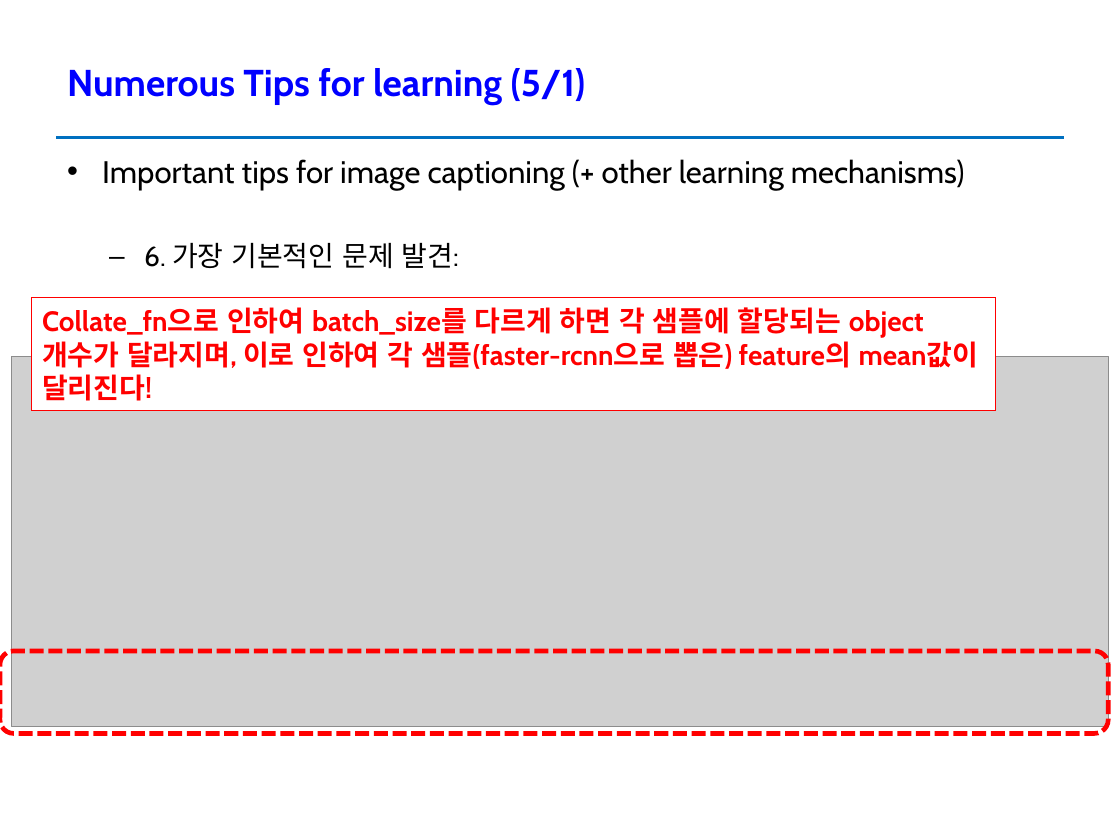
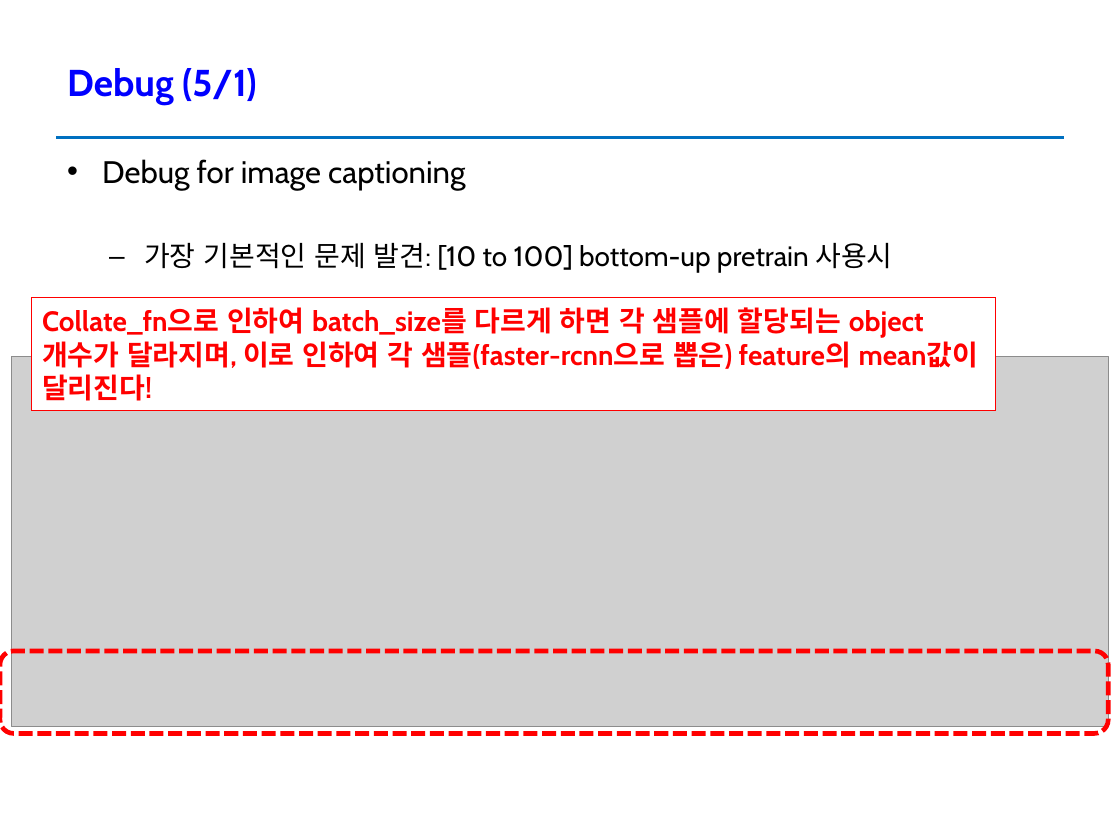
Before and after one commit to 1andgive/gozii, a slide deck: slide 21 of Logs_N_Lab Meeting_04_25_2019.pptx. Drawn at 1120x840 pixels with LibreOffice and Linux fonts; fonts in the diff are those of the drawing; grey boxes stand for pictures; background and template pictures are left out. Boxes give left, top, right and bottom in pixels: in the first picture for what was removed or moved away, otherwise in the second. Text is boxed around its words. In the diff, an @@ line names an element or a change of style, - is before the commit and + after.

Commit message:
num_objs debugged for XAI related scripts

```diff
--- a/Logs_N_Lab Meeting_04_25_2019.pptx
+++ b/Logs_N_Lab Meeting_04_25_2019.pptx
@@ title at bbox=[67, 68, 257, 104]: text changed @@
-Numerous Tips for learning (5/1)
+Debug (5/1)
@@ text at bbox=[102, 159, 892, 273]: text changed; size 20 to 18 pt @@
-• Important tips for image captioning (+ other learning mechanisms)
-  ‒ 6. 가장 기본적인 문제 발견:
+• Debug for image captioning
+  ‒ 가장 기본적인 문제 발견: [10 to 100] bottom-up pretrain 사용시
```
Also in this commit, not shown: 2 slides added, 14 other files.
